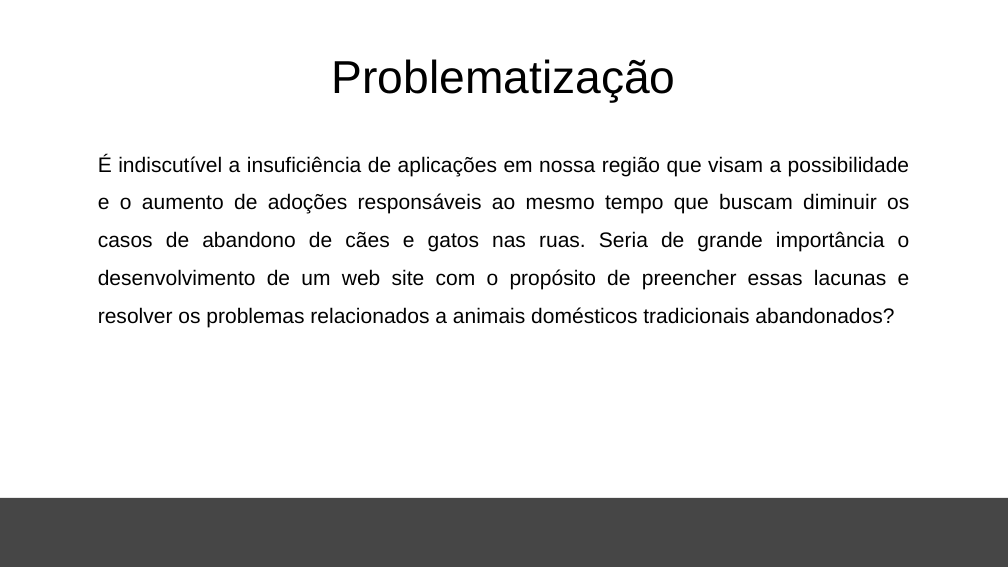
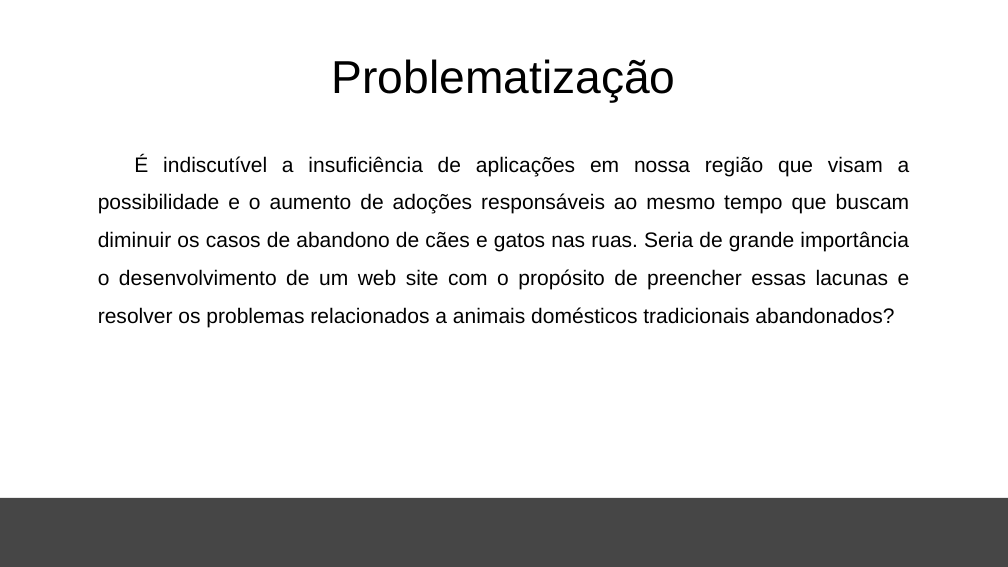
Before and after one commit to Bewwwy/TCC, a slide deck: slide 22 of Arquivos/TCC.pptx. Drawn at 1008x567 pixels with LibreOffice and Linux fonts; fonts in the diff are those of the drawing; background and template pictures are left out. Boxes give left, top, right and bottom in pixels: in the first picture for what was removed or moved away, otherwise in the second. Text is boxed around its words. In the diff, an @@ line names an element or a change of style, - is before the commit and + after.

```diff
--- a/Arquivos/TCC.pptx
+++ b/Arquivos/TCC.pptx
@@ text "É indiscutível a insuficiência de ..." at [98,155,910,327]: indent changed @@
```
Also in this commit, not shown: 7 other slides changed, 4 slides added, 25 other files.
